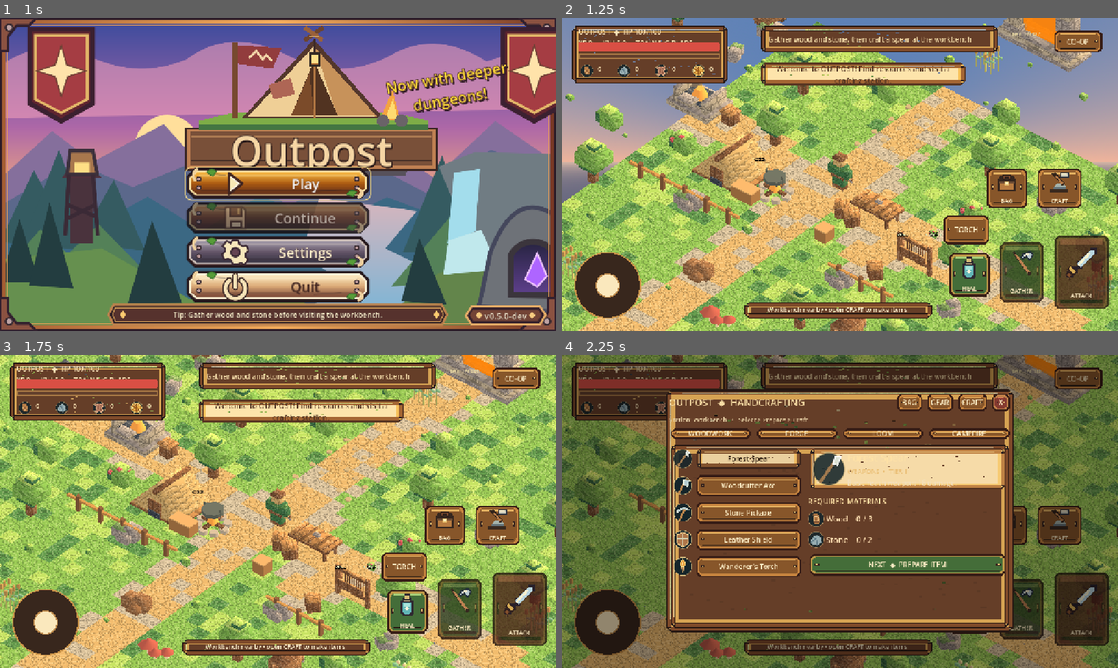
Above: before the commit, frames 1-4 (two rows, left to right).
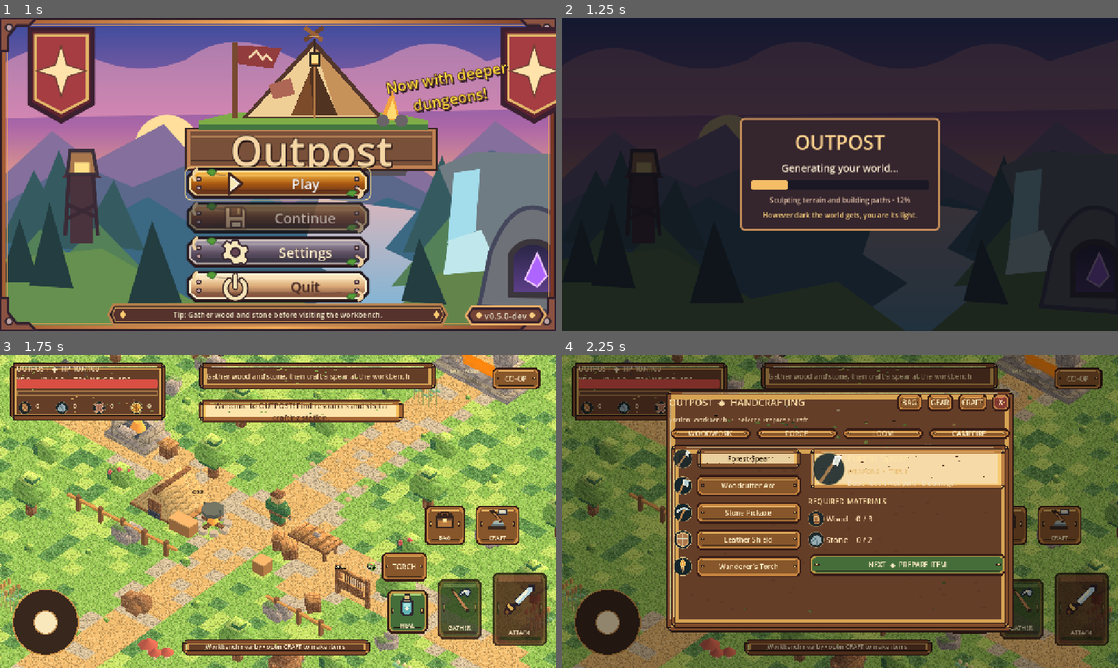
Above: after the commit, the same moments.

Repository: Smurfis/outpost-rpg
Game: Godot game, scene res://scenes/ui/company_splash.tscn
Same seed, same stepped clock (60 frames per second), same inputs: the game is played once before the commit and once after it.
Inputs (mouse positions are in pixels of both pictures, inside the frame that each line leads up to):
- Up to frame 1 (1 s): tap Enter at 0.5 s; move the mouse to (400, 158) at 0.52 s; hold D from 0.53 s (still down); tap E at 0.6 s; click (400, 158) at 0.67 s; tap Space at 0.77 s
- Up to frame 2 (1.25 s): keep holding D; tap Space at 1.07 s
- Up to frame 3 (1.75 s): release D at 1.25 s; drag from (166, 527) to (250, 574) at 1.27 s
- Up to frame 4 (2.25 s): move the mouse to (895, 442) at 2.02 s; hold D (outpost_right) from 2.03 s (still down); hold C (outpost_craft) from 2.03 s (still down)

Frame 1 is identical in both runs. In frame 2, 99% of the frame differs, in the area x 0-100%, y 0-100%; in frame 3, 1.1%; in frame 4, less than 0.1%.

Commit message:
fix(title): route Play and Continue through world generation loading gateway

Diff:
--- a/scripts/ui/title_screen.gd
+++ b/scripts/ui/title_screen.gd
@@ -3,6 +3,7 @@
 ## The PNG artwork is optional until final art sign-off; transparent SVG placeholders render without it.
 const DESIGN := Vector2(1280.0, 720.0)
 const MAIN_GAME := "res://scenes/main.tscn"
+const WORLD_LOADING := "res://scenes/ui/world_loading.tscn"
 const SAVE_PATH := "user://outpost_progress_v02.json"
 const UI_PREFS := "user://outpost_ui.cfg"
 const BUTTON_SCENE := preload("res://scenes/ui/title_menu_button.tscn")
@@ -182,7 +183,7 @@
 
 func _launch_game(new_adventure: bool) -> void:
 	get_tree().root.set_meta("outpost_new_adventure", new_adventure)
-	get_tree().change_scene_to_file(MAIN_GAME)
+	get_tree().change_scene_to_file(WORLD_LOADING)
 
 func _process(delta: float) -> void:
 	if _show_tips:
